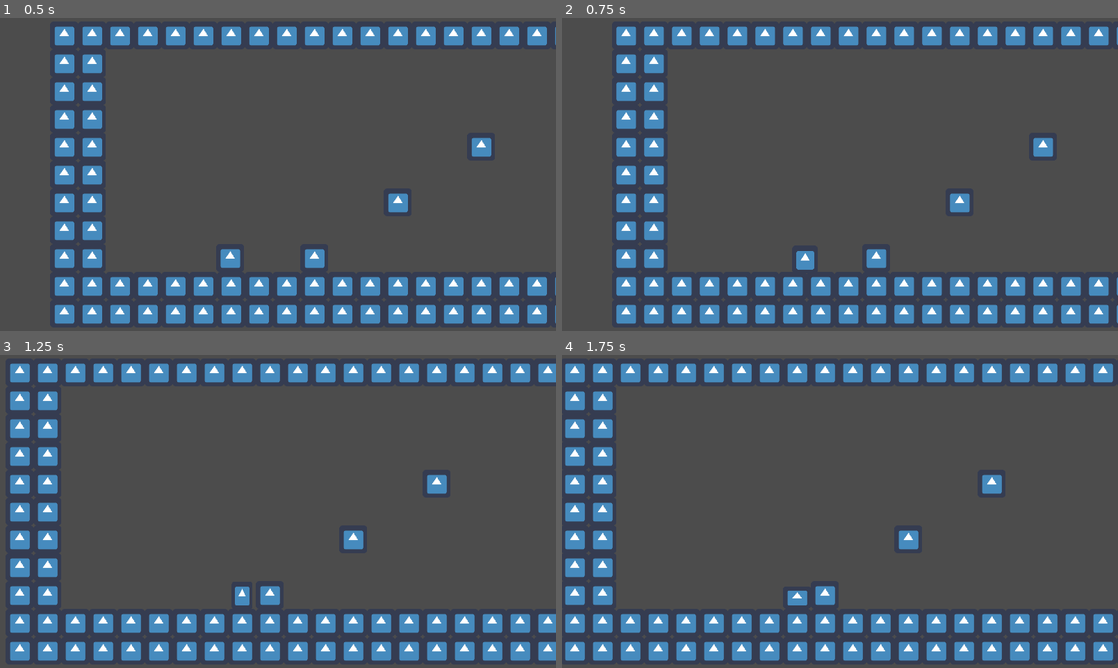
Above: before the commit, frames 1-4 (two rows, left to right).
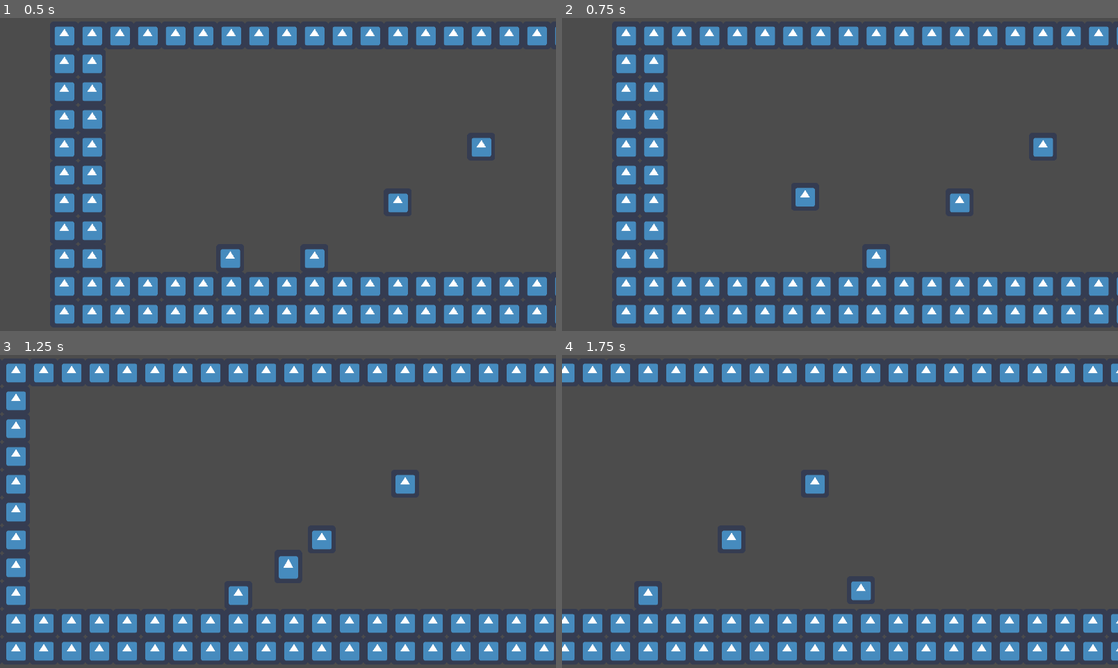
Above: after the commit, the same moments.

Repository: Haerezis/gmtk-gamejam-2022
Game: Godot game, scene res://scenes/test_camera.tscn
Two runs of this game, one before a commit and one after it. Both use one fixed random seed, a clock stepped at 60 frames per second and the inputs below. This scene is started directly instead of the project's main scene. The engine's default icon, where the game draws it, is replaced by a stand-in: a white triangle on a blue panel in a dark square.
Inputs:
- Up to frame 1 (0.5 s): no input
- Up to frame 2 (0.75 s): hold D (right) from 0.53 s (still down); hold Space (jump) from 0.53 s (still down)
- Up to frame 3 (1.25 s): keep holding D (right); keep holding Space (jump)
- Up to frame 4 (1.75 s): keep holding D (right); release Space (jump) at 1.28 s; tap Space (jump) at 1.35, 1.52 s

Frame 1 is identical in both runs. In frame 2, 0.4% of the frame differs, in the area x 42-46%, y 54-81%; in frame 3, 11%; in frame 4, 18%, in the area x 0-100%, y 2-98%.

Commit message:
made sure everything works
btw (willc is really skilled at coding)

Diff:
--- a/entities/Player/player.gd
+++ b/entities/Player/player.gd
@@ -44,14 +44,15 @@
 	else :
 		if is_on_floor():
 			velocity.x = move_toward(velocity.x,0,accel * delta * 3)
-	if not is_on_floor() and velocity.y < 0 and Input.is_action_just_released("jump") :
-		velocity.y += abs(velocity.y) / shortjumpadjustment
 #handling movement for y axis
 ##jumping when on the ground
-	if Input.is_action_pressed("jump") and is_on_floor() and not jumpbuffer:
+	if Input.is_action_just_pressed("jump") and is_on_floor() and not jumpbuffer:
 		$AnimationPlayer.play("jump")
 		velocity.y -= sqrt(gravity * jump * 2)
 		doublejump = true
+
+	if not is_on_floor() and velocity.y < 0 and Input.is_action_just_released("jump") :
+		velocity.y += abs(velocity.y) / shortjumpadjustment
 
 ##double jump
 	elif doublejump and Input.is_action_just_pressed("jump") and not is_on_floor()  :
@@ -76,9 +77,7 @@
 		doublejump = true
 #main movement function
 	velocity = move_and_slide(velocity,Vector2.UP)
-# Called every frame. 'delta' is the elapsed time since the previous frame.
-#func _process(delta):
-#	pass
+
 
 #registering the ground so we can play the "lands" animation
 func _on_landing_body_entered(body):
--- a/scenes/test_camera.tscn
+++ b/scenes/test_camera.tscn
@@ -41,8 +41,9 @@
 
 [node name="player" parent="." instance=ExtResource( 1 )]
 position = Vector2( 286, 256 )
+shortjumpadjustment = 15
 maxspeed = 750
-jump = 10
+jump = 160
 gravity = 3000
 turnspeed = 0
 
